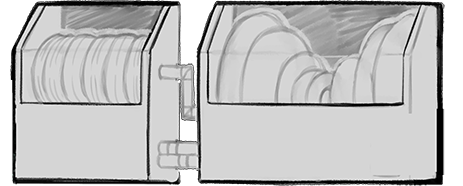
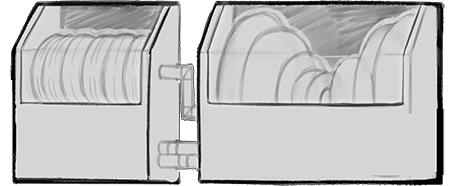
The second 463 x 186 image is a revision of the first. Changes to its layers:
moved "middle" above "front fg" over (196, 142, 197, 170)
renamed "front layer" to "front fg", painted on it over (196, 1, 428, 170)
added layer "front bg" above "back fg" over (203, 1, 428, 108)
renamed "back" to "back fg", painted on it over (16, 0, 197, 170)
added layer "back bg" over (16, 0, 180, 107)
